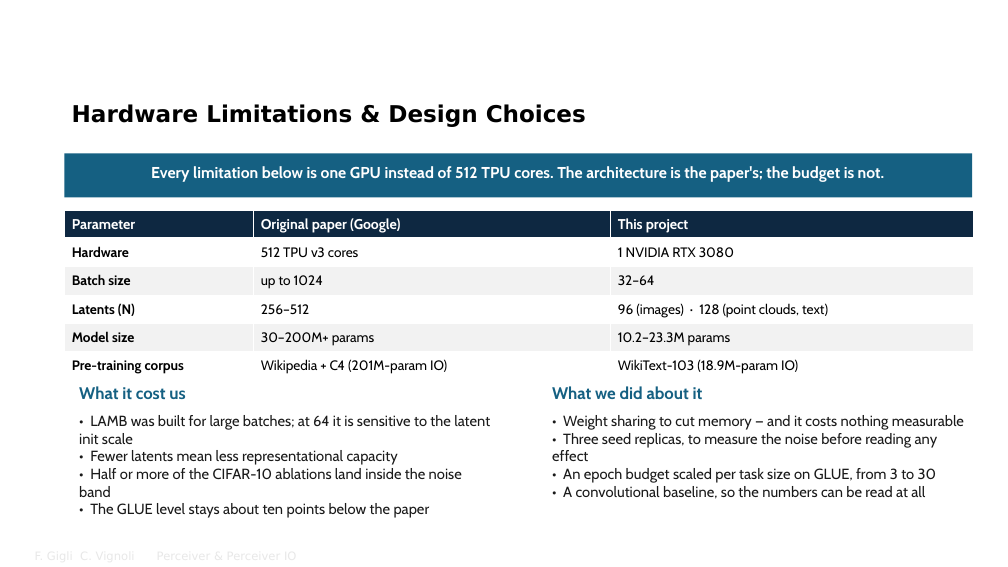
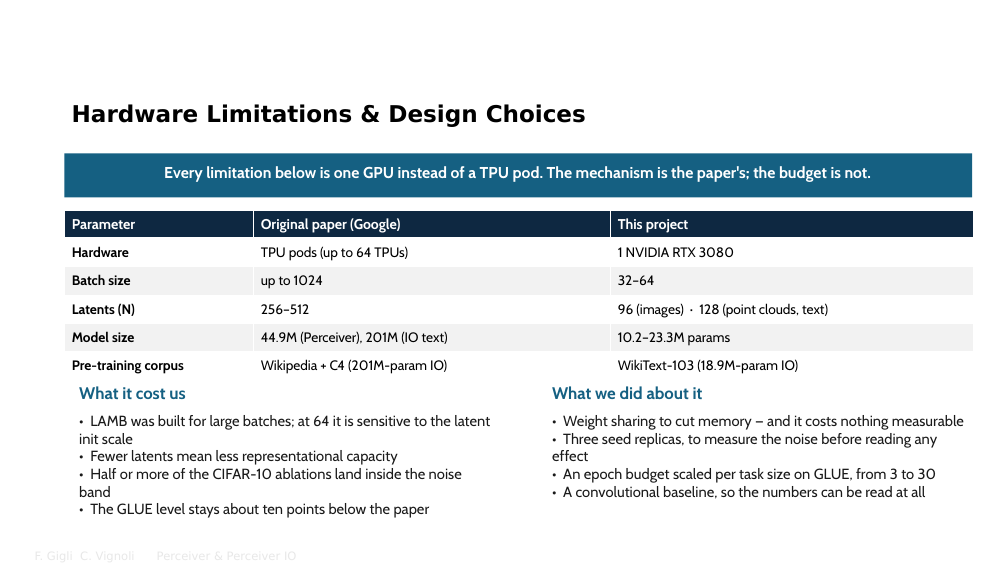
Before and after one commit to FrancescoGigli/Perceiver_project, a slide deck: slide 37 of sito/slide/Perceiver & Perceiver IO.pptx. Drawn at 1008x567 pixels with LibreOffice and Linux fonts; fonts in the diff are those of the drawing; background and template pictures are left out. Boxes give left, top, right and bottom in pixels: in the first picture for what was removed or moved away, otherwise in the second. Text is boxed around its words. In the diff, an @@ line names an element or a change of style, - is before the commit and + after.

```diff
--- a/sito/slide/Perceiver & Perceiver IO.pptx
+++ b/sito/slide/Perceiver & Perceiver IO.pptx
@@ text at bbox=[164, 166, 872, 182]: text changed @@
-Every limitation below is one GPU instead of 512 TPU cores. The architecture is the paper's; the budget is not.
+Every limitation below is one GPU instead of a TPU pod. The mechanism is the paper's; the budget is not.
@@ table at bbox=[64, 210, 974, 384] @@
-row 2, column 2: 512 TPU v3 cores
+row 2, column 2: TPU pods (up to 64 TPUs)
-row 5, column 2: 30–200M+ params
+row 5, column 2: 44.9M (Perceiver), 201M (IO text)
```
Also in this commit, not shown: 3 other slides changed, 6 other files.
